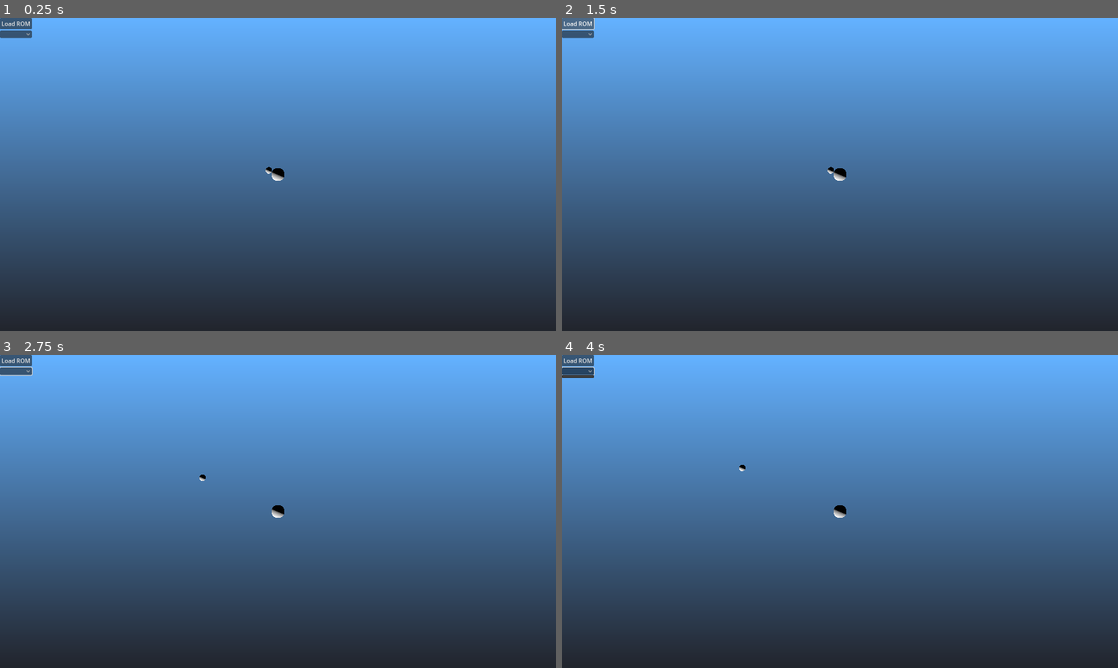
Above: before the commit, frames 1-4 (two rows, left to right).
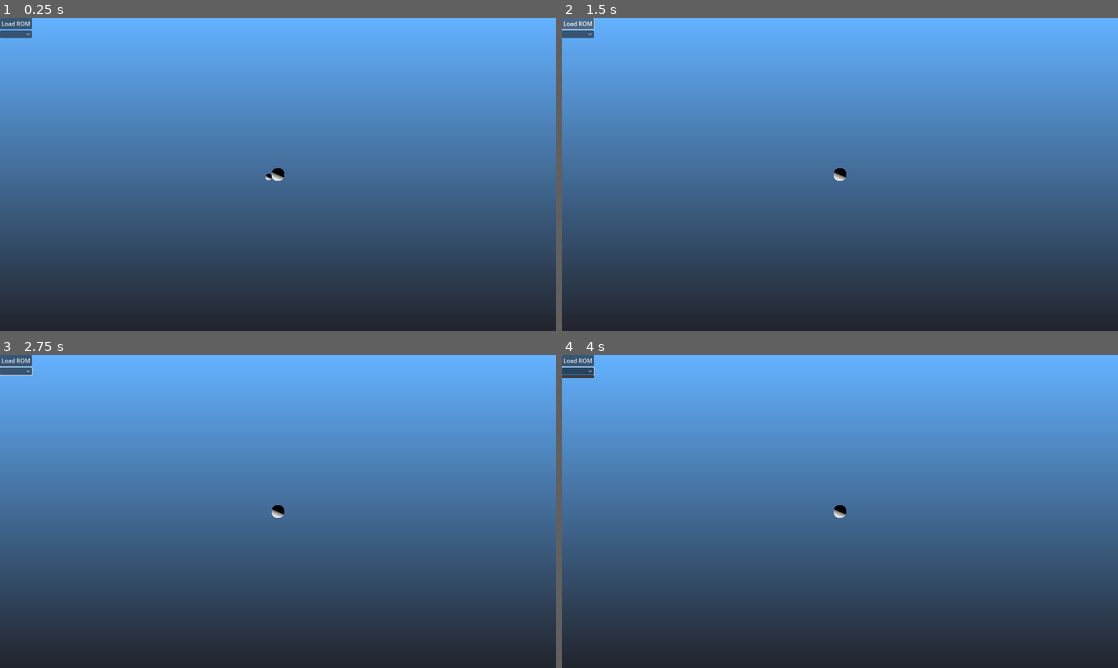
Above: after the commit, the same moments.

Repository: mrgudenheim/TacticsEngineG
Game: Godot game, scene res://src/map_viewer.tscn
Same seed, same stepped clock (60 frames per second), same inputs: the game is played once before the commit and once after it.
Inputs (mouse positions are in pixels of both pictures, inside the frame that each line leads up to):
- Up to frame 1 (0.25 s): no input
- Up to frame 2 (1.5 s): click (578, 33) at 0.5 s; click "Load ROM" at 1.25 s
- Up to frame 3 (2.75 s): move the mouse to (400, 495) at 2.02 s; hold D from 2.03 s (still down); tap Down (camera_down) at 2.1 s; click (400, 495) at 2.17 s
- Up to frame 4 (4 s): release D at 2.75 s; tap Enter (ui_accept) at 2.75, 3.5, 3.8 s; drag from (728, 527) to (812, 574) at 2.77 s; move the mouse to (895, 442) at 3.52 s; hold D from 3.53 s (still down); tap Left (camera_left) at 3.6 s

The runs differ from the first frame. In frame 1, less than 0.1% of the frame differs, in the area x 47-49%, y 47-52%; in frame 2, less than 0.1%; in frame 3, less than 0.1%; in frame 4, less than 0.1%.

Commit message:
added basic character controller

Diff:
--- /dev/null
+++ b/src/character_controller_realtime.gd
@@ -0,0 +1,28 @@
+extends CharacterBody3D
+
+
+const SPEED = 5.0
+const JUMP_VELOCITY = 4.5
+
+
+func _physics_process(delta: float) -> void:
+	# Add the gravity.
+	if not is_on_floor():
+		velocity += get_gravity() * delta
+
+	# Handle jump.
+	if Input.is_action_just_pressed("ui_accept") and is_on_floor():
+		velocity.y = JUMP_VELOCITY
+
+	# Get the input direction and handle the movement/deceleration.
+	# As good practice, you should replace UI actions with custom gameplay actions.
+	var input_dir := Input.get_vector("ui_left", "ui_right", "ui_up", "ui_down")
+	var direction := (transform.basis * Vector3(input_dir.x, 0, input_dir.y)).normalized()
+	if direction:
+		velocity.x = direction.x * SPEED
+		velocity.z = direction.z * SPEED
+	else:
+		velocity.x = move_toward(velocity.x, 0, SPEED)
+		velocity.z = move_toward(velocity.z, 0, SPEED)
+
+	move_and_slide()
--- a/src/map_viewer.gd
+++ b/src/map_viewer.gd
@@ -17,8 +17,7 @@
 @export var map_collision_shape3: CollisionShape3D
 @export var map_collision_shape4: CollisionShape3D
 
-
-@export var unit: RigidBody3D
+@export var unit: CharacterBody3D
 @export var test_collision_shape: CollisionShape3D
 
 var quad_mirror: bool = true
@@ -91,9 +90,6 @@
 	push_warning(middle_position)
 	unit.global_position = middle_position + Vector3(-0.5, 0, 0)
 	unit.global_position = Vector3(9.5, 2, -13.5)
-	unit.linear_velocity = Vector3.ZERO
-
-	unit.freeze = false
 
 
 func get_scaled_collision_shape(mesh: Mesh, scale: Vector3) -> ConcavePolygonShape3D:
--- a/src/map_viewer.tscn
+++ b/src/map_viewer.tscn
@@ -1,8 +1,9 @@
-[gd_scene load_steps=21 format=3 uid="uid://card26cltbba1"]
+[gd_scene load_steps=22 format=3 uid="uid://card26cltbba1"]
 
 [ext_resource type="Script" path="res://src/map_viewer.gd" id="1_ojbyw"]
 [ext_resource type="PackedScene" uid="uid://26tg32417lfm" path="res://src/load_rom.tscn" id="2_4wnqg"]
 [ext_resource type="Script" path="res://src/camera_control.gd" id="3_dpuna"]
+[ext_resource type="Script" path="res://src/character_controller_realtime.gd" id="3_wbco3"]
 
 [sub_resource type="Environment" id="Environment_njvnp"]
 background_mode = 3
@@ -69,7 +70,7 @@
 map_collision_shape2 = NodePath("Map2/CollisionShape3D")
 map_collision_shape3 = NodePath("Map3/CollisionShape3D")
 map_collision_shape4 = NodePath("Map4/CollisionShape3D")
-unit = NodePath("Unit/RigidBody3D")
+unit = NodePath("Unit/CharacterBody3D")
 test_collision_shape = NodePath("TestQuadStaticBody3D/CollisionShape3D")
 
 [node name="WorldEnvironment" type="WorldEnvironment" parent="."]
@@ -98,17 +99,19 @@
 
 [node name="Unit" type="Node3D" parent="."]
 
-[node name="RigidBody3D" type="RigidBody3D" parent="Unit"]
+[node name="CharacterBody3D" type="CharacterBody3D" parent="Unit"]
 transform = Transform3D(1, 0, 0, 0, 1, 0, 0, 0, 1, -0.5, 0, 0)
-freeze = true
-continuous_cd = true
-
-[node name="CollisionShape3D" type="CollisionShape3D" parent="Unit/RigidBody3D"]
+axis_lock_angular_x = true
+axis_lock_angular_y = true
+axis_lock_angular_z = true
+script = ExtResource("3_wbco3")
+
+[node name="CollisionShape3D" type="CollisionShape3D" parent="Unit/CharacterBody3D"]
 shape = SubResource("CapsuleShape3D_omsuf")
 
-[node name="Sprite3D" type="Sprite3D" parent="Unit/RigidBody3D"]
-
-[node name="UnitReferenceSphere" type="MeshInstance3D" parent="Unit/RigidBody3D"]
+[node name="Sprite3D" type="Sprite3D" parent="Unit/CharacterBody3D"]
+
+[node name="UnitReferenceSphere" type="MeshInstance3D" parent="Unit/CharacterBody3D"]
 transform = Transform3D(0.5, 0, 0, 0, 0.5, -1.49012e-08, 0, -1.49012e-08, 0.5, 0, 0, 0)
 mesh = SubResource("CapsuleMesh_46deq")
 skeleton = NodePath("../../../CameraController")
